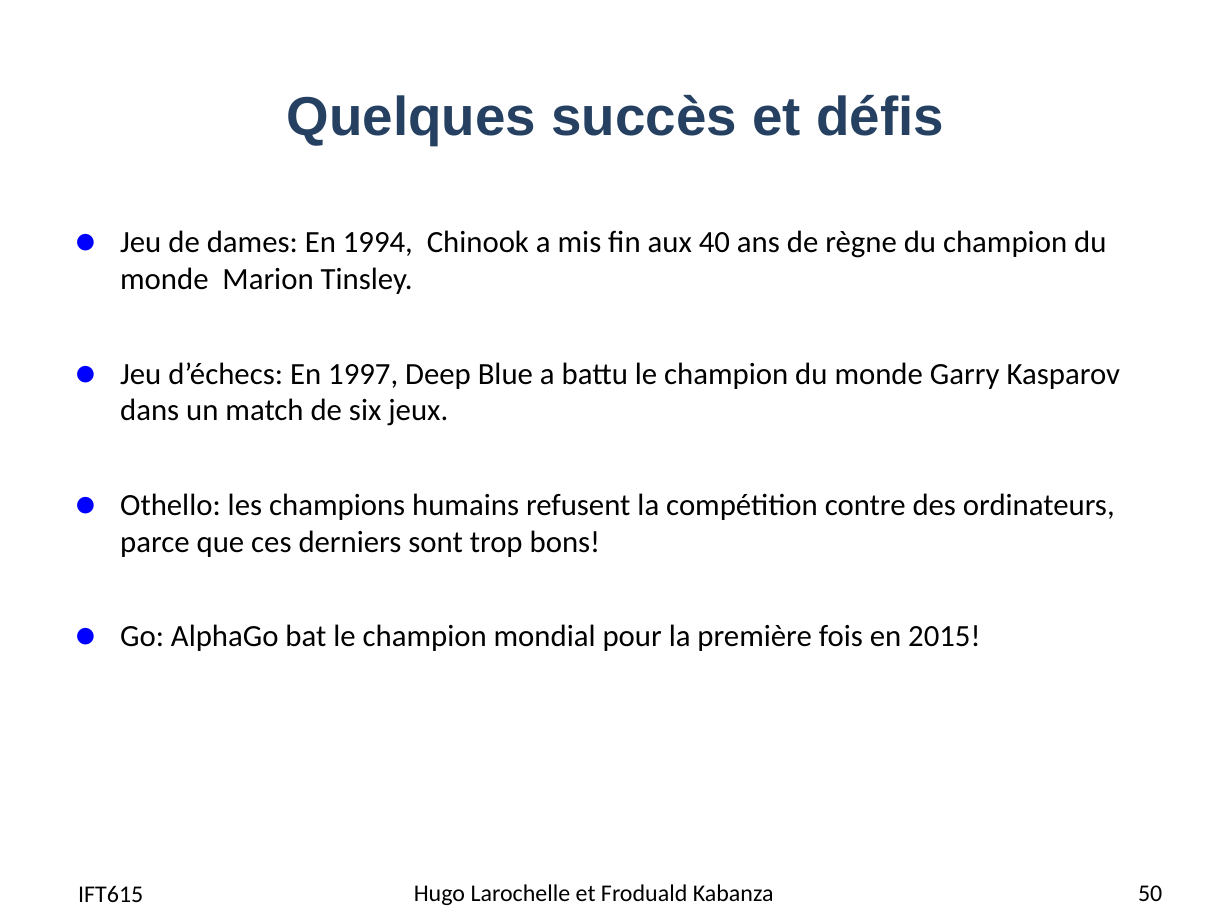
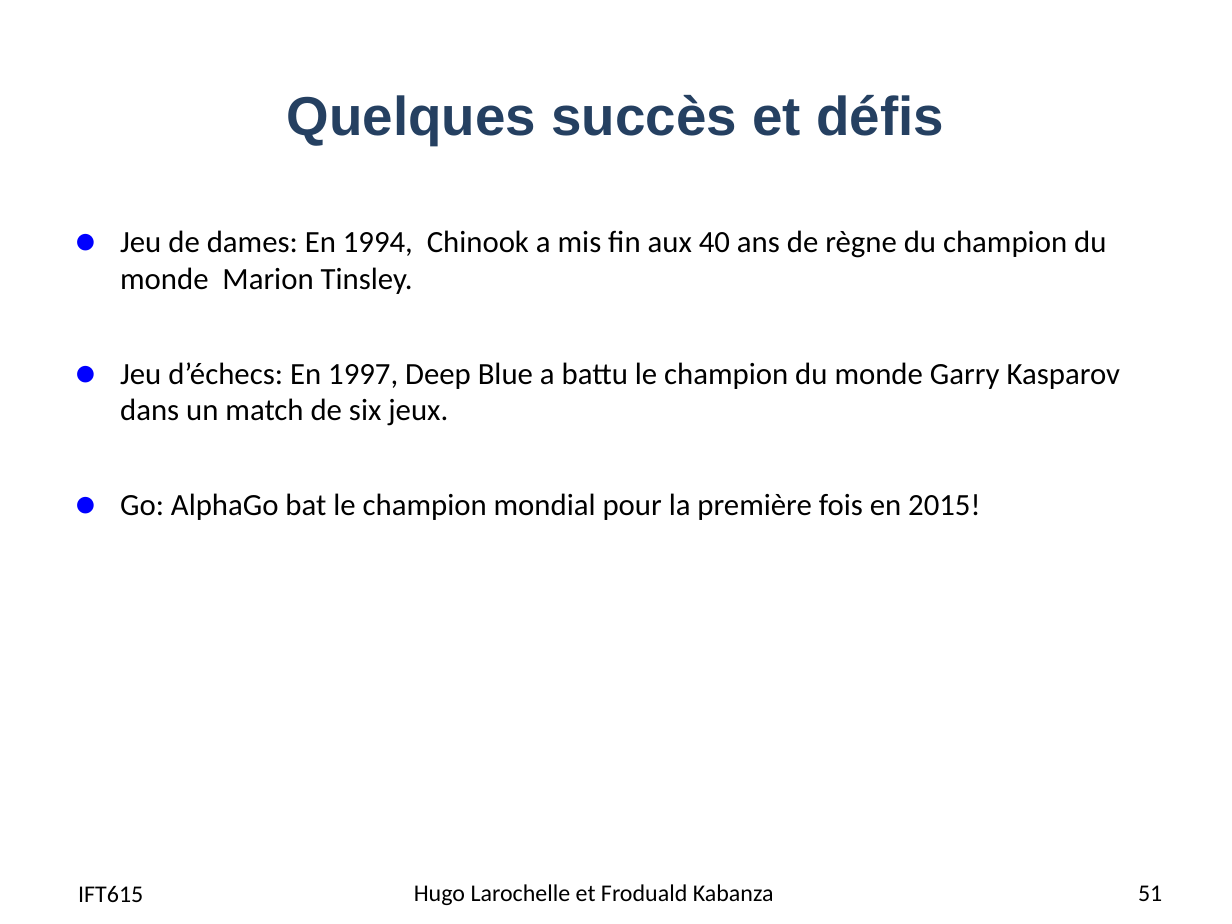
Before and after one commit to djeffkanda/djeffkanda.github.io, a slide deck: slide 51 of ift/assets/slides/ift615-17-Planification dans les jeux competitifs.pptx (slide 50 before the commit). Drawn at 1232x924 pixels with LibreOffice and Linux fonts; fonts in the diff are those of the drawing. Boxes give left, top, right and bottom in pixels: in the first picture for what was removed or moved away, otherwise in the second. Text is boxed around its words. In the diff, an @@ line names an element or a change of style, - is before the commit and + after.

```diff
--- a/ift/assets/slides/ift615-17-Planification dans les jeux competitifs.pptx
+++ b/ift/assets/slides/ift615-17-Planification dans les jeux competitifs.pptx
@@ text at bbox=[120, 493, 1115, 557]: paragraph removed @@
-● Othello: les champions humains refusent la compétition contre des ordinateurs, parce que ces derniers sont trop bons!
@@ page number at bbox=[1138, 885, 1162, 901]: text changed @@
-50
+51
```
Also in this commit, not shown: 12 other slides changed, 3 slides added, 3 slides removed, 11 other files.
